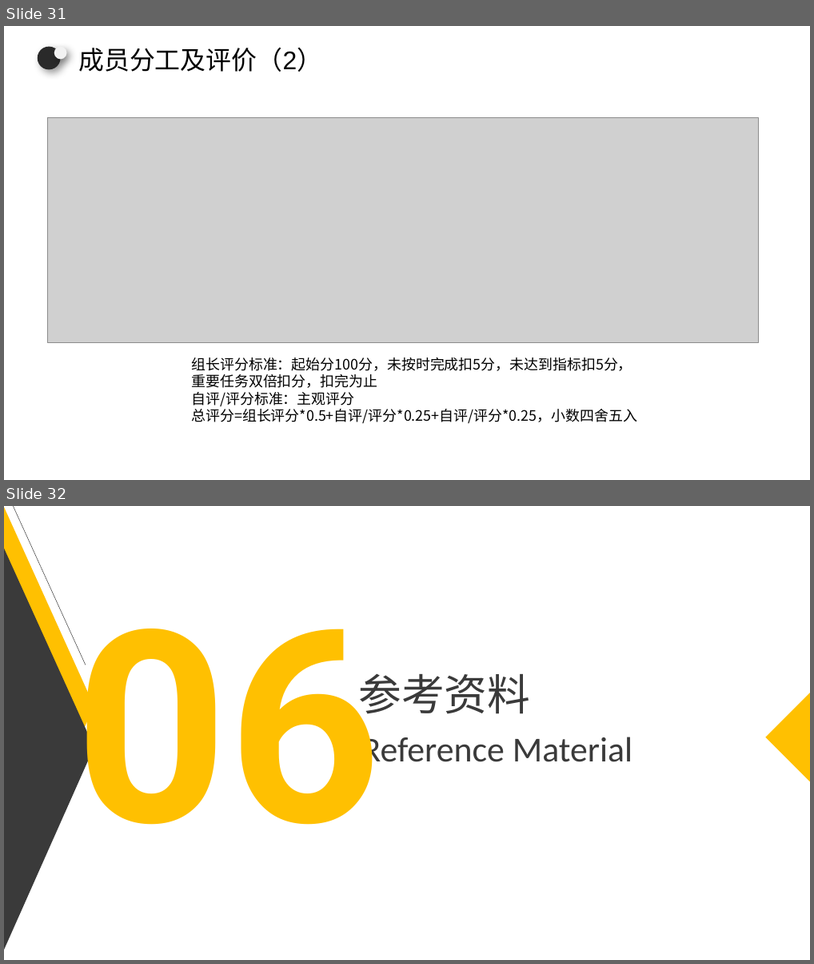
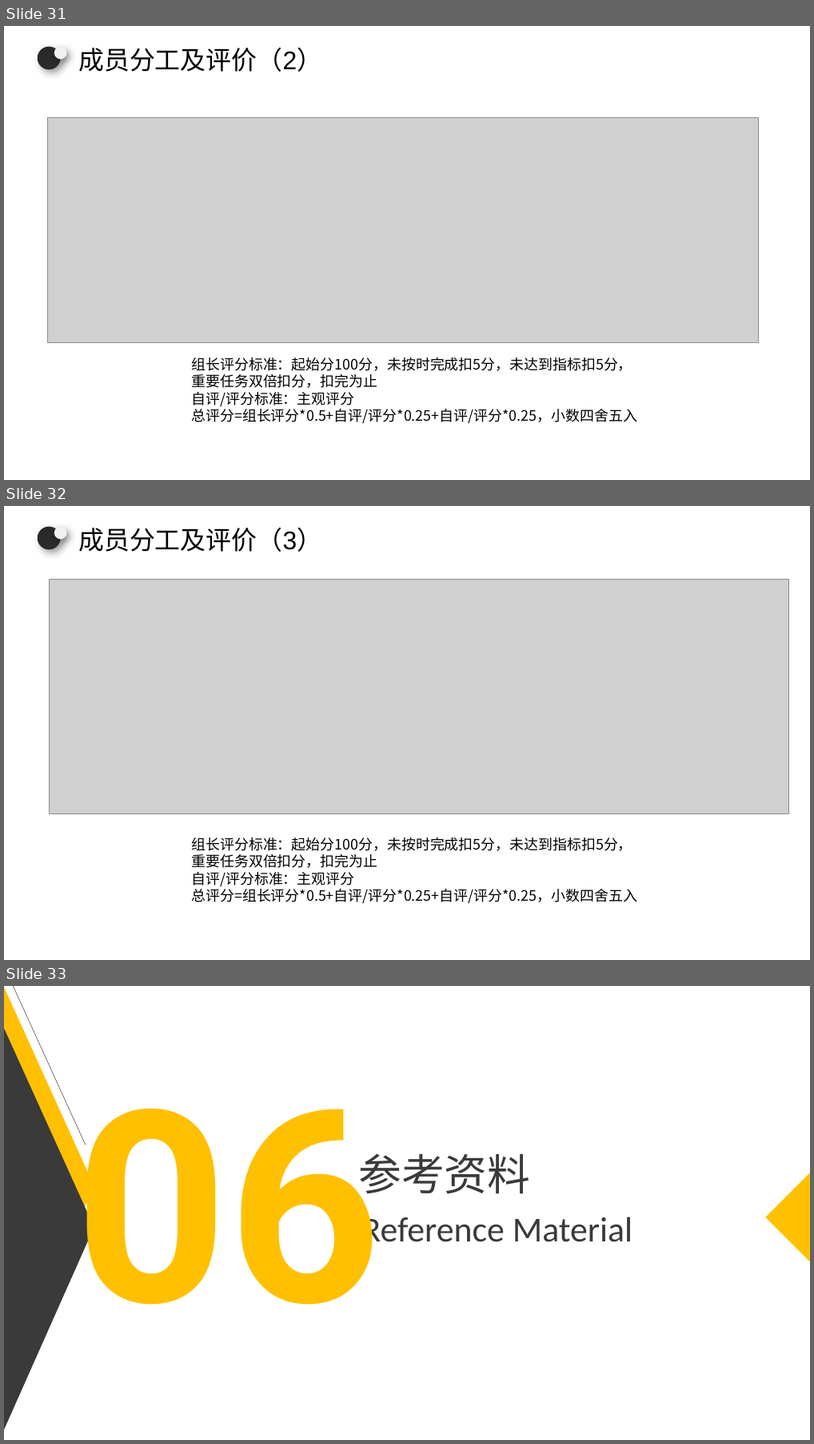
Before and after one commit to zszdxasdf/zhizhang, a slide deck: 详细设计/SE2020-G14-详细设计0.2/SE2020-G14-设计说明0.2.pptx. Shown one above the other, each under a label of ours: slides 31 and 32 before the commit, slides 31, 32 and 33 after it. The pictures are 814x964 and 814x1444 pixels, drawn with LibreOffice and Linux fonts; fonts in the diff are those of the drawing; grey boxes stand for pictures. Boxes give left, top, right and bottom in pixels: in the first picture for what was removed or moved away, otherwise in the second. Text is boxed around its words. In the diff, an @@ line names an element or a change of style, - is before the commit and + after.

```diff
--- a/详细设计/SE2020-G14-详细设计0.2/SE2020-G14-设计说明0.2.pptx
+++ b/详细设计/SE2020-G14-详细设计0.2/SE2020-G14-设计说明0.2.pptx
@@ slide 32 added at (4,506,810,960), background #FFFFFF @@
@@ ellipse added at (38,527,60,549), fill #2A2A2A @@
@@ ellipse added at (54,527,66,540), fill #F2F2F2 @@
@@ text added at (78,528,322,552), 32 pt, text #000000 @@
+成员分工及评价（3）
@@ picture added at (49,580,789,813) @@
@@ text added at (191,837,638,903), 18 pt, text #000000 @@
+组长评分标准：起始分100分，未按时完成扣5分，未达到指标扣5分，
+重要任务双倍扣分，扣完为止
+自评/评分标准：主观评分
+总评分=组长评分*0.5+自评/评分*0.25+自评/评分*0.25，小数四舍五入
@@ what was slide 32 is now slide 33 @@
```
Also in this commit, not shown: 1 slide changed, 7 other files.
